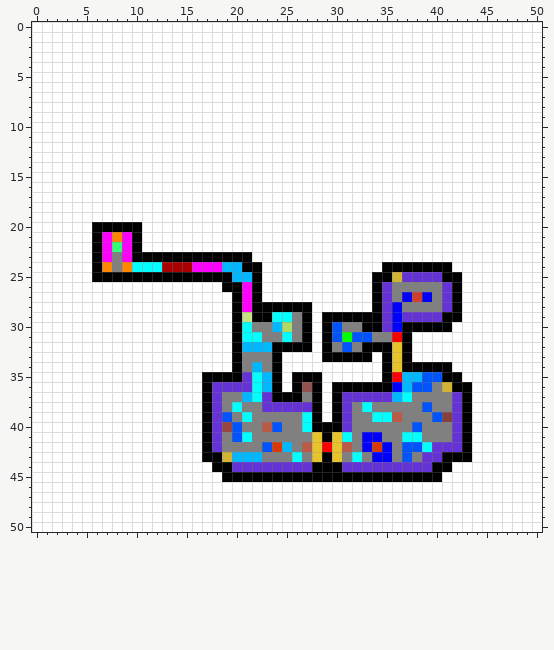
Pixel-art sprite, stored at Assets/GameData/Levels/Fire_Sublevels/PaintedSublevels/FIRE_SBLVL_10.png. The first picture shows the starting point.
The file is 51x51 pixels.
And afterwards:
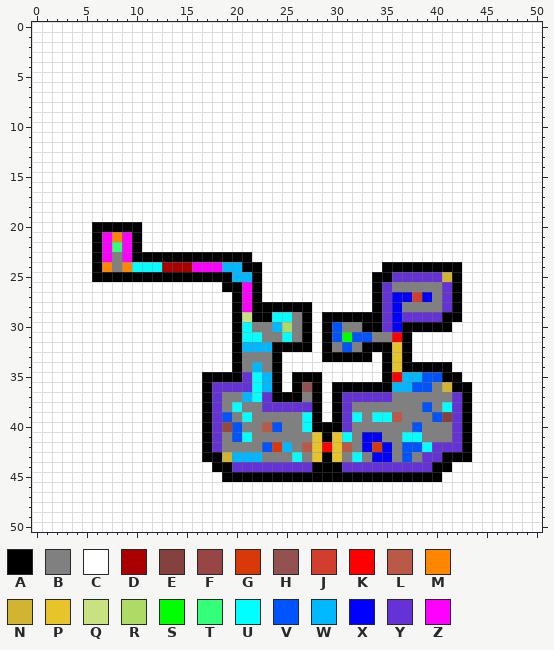
Palette (. is transparent): A #000000  B #808080  C #ffffff  D #ab0000  E #85413e  F #984644  G #d93908  H #935250  J #d23e2d  K #ff0000  L #ba5a46  M #ff8600  N #d2b432  P #e7c52a  Q #c9e180  R #addb65  S #00ff00  T #34ff78  U #00ffff  V #0054ff  W #00b8ff  X #0000ff  Y #6432d7  Z #ff00ff
Difference:
y 24: x 42 C -> A
y 25: x 36 N -> Y; x 41 A -> N
y 27: x 36 B -> X
y 36: x 36 X -> W
y 37: x 36..37 WU -> BB
y 38: x 33 U -> B; x 41 B -> U
y 39: x 32 B -> U
